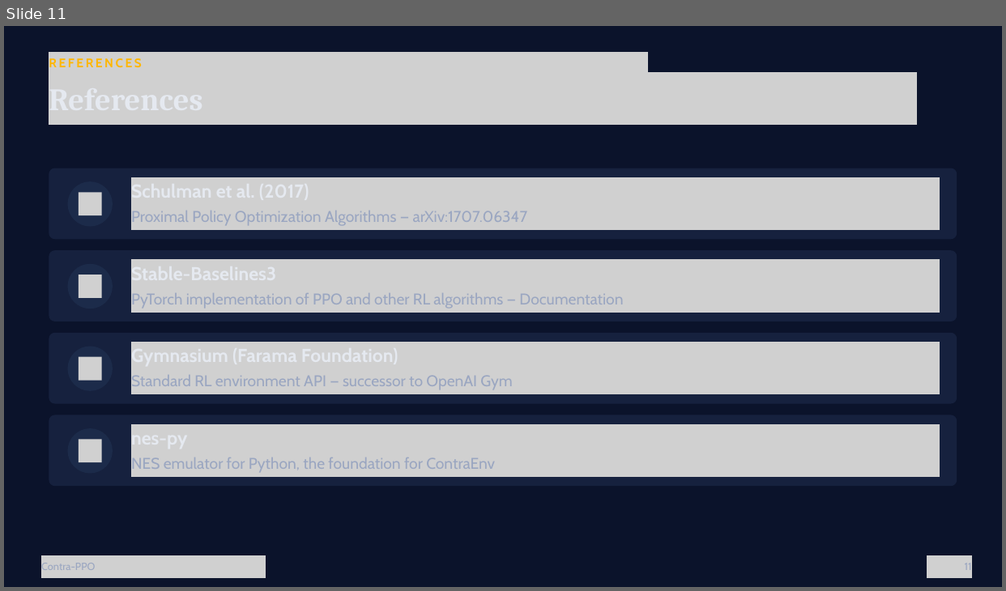
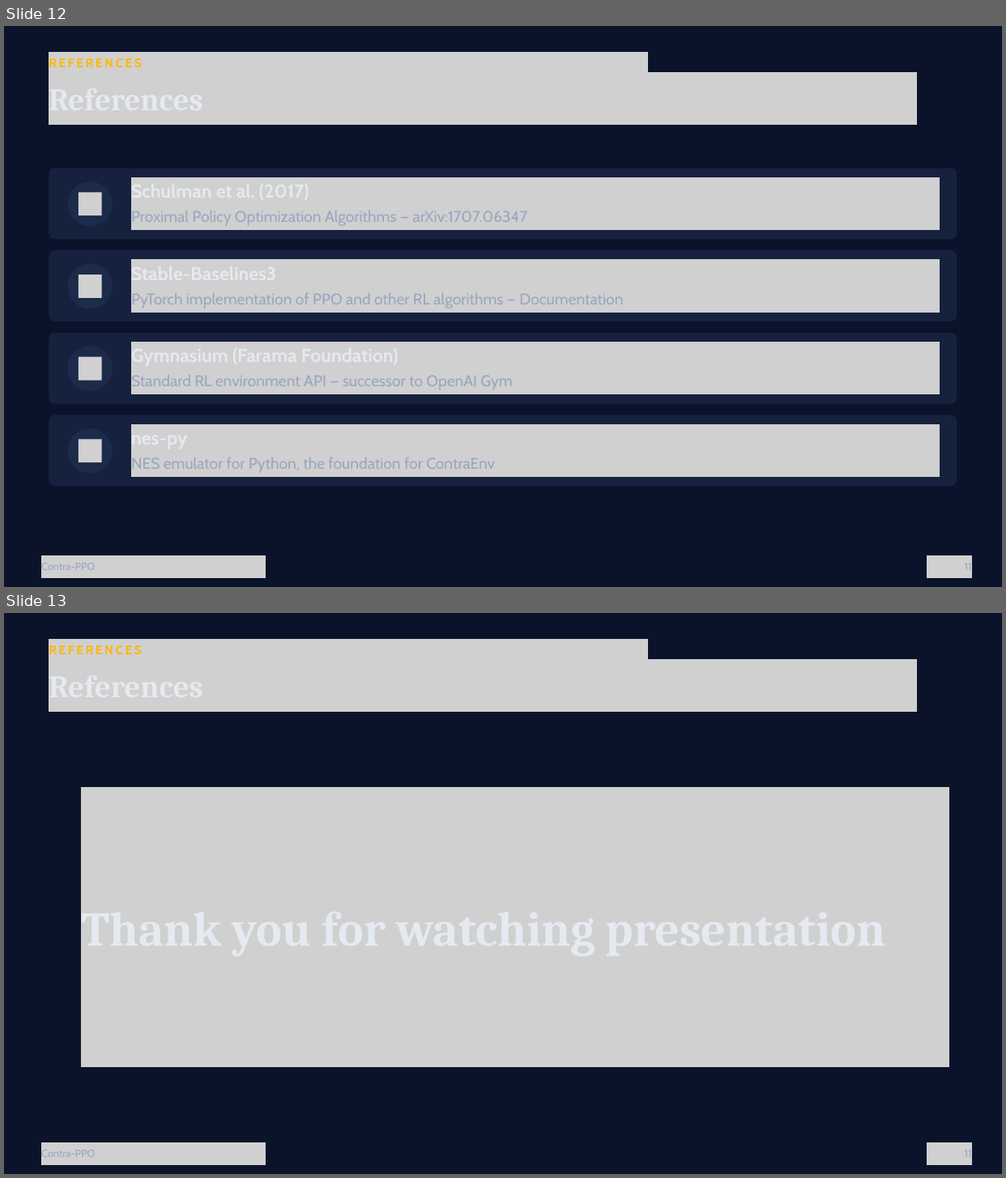
Before and after one commit to pikamanh/contra-PPO, a slide deck: contra_ppo_presentation.pptx. Shown one above the other, each under a label of ours: slide 11 before the commit, slides 12 and 13 after it. The pictures are 1006x591 and 1006x1178 pixels, drawn with LibreOffice and Linux fonts; fonts in the diff are those of the drawing; grey boxes stand for pictures. Boxes give left, top, right and bottom in pixels: in the first picture for what was removed or moved away, otherwise in the second. Text is boxed around its words. In the diff, an @@ line names an element or a change of style, - is before the commit and + after.

```diff
--- a/contra_ppo_presentation.pptx
+++ b/contra_ppo_presentation.pptx
@@ slide 13 added at <box>4,613,1002,1174</box>, background #0B132B @@
@@ picture added at <box>49,640,648,662</box> @@
@@ text added at <box>49,645,141,654</box>, 18 pt, text #FFB703, bold @@
+REFERENCES
@@ picture added at <box>49,659,917,712</box> @@
@@ picture added at <box>81,787,949,1067</box> @@
@@ picture added at <box>41,1143,266,1165</box> @@
@@ picture added at <box>927,1143,971,1165</box> @@
@@ text added at <box>41,1150,95,1157</box>, 15 pt, text #9AA6C1 @@
+Contra-PPO
@@ text added at <box>965,1150,972,1157</box>, 15 pt, text #9AA6C1 @@
+11
@@ what was slide 11 is now slide 12 @@
```
Also in this commit, not shown: 1 slide changed, 1 other slide added, 1 other file.
